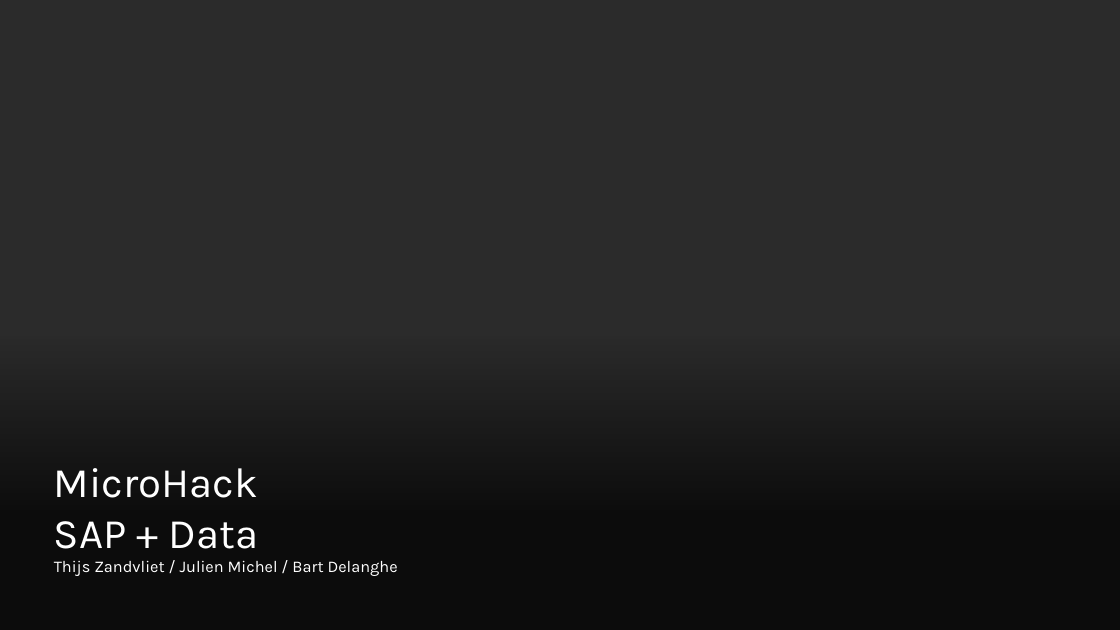
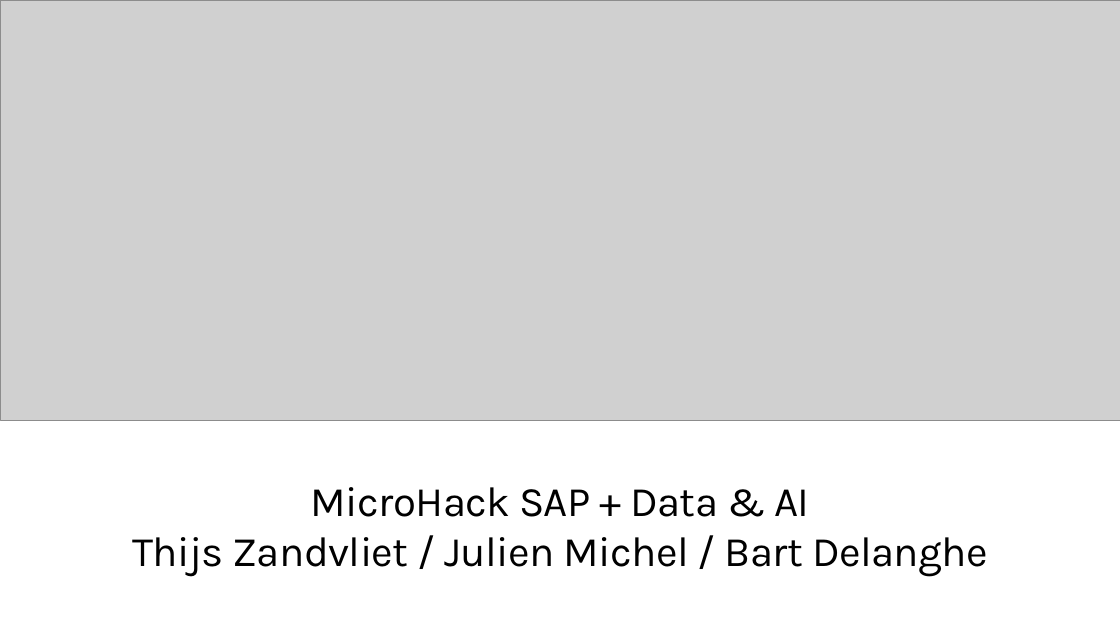
Before and after one commit to thzandvl/microhack-sap-data, a slide deck: slide 1 of SAP-Data-MicroHack.pptx. Drawn at 1120x630 pixels with LibreOffice and Linux fonts; fonts in the diff are those of the drawing; grey boxes stand for pictures; background and template pictures are left out; a plain dark background stands for a picture behind light text. Boxes give left, top, right and bottom in pixels: in the first picture for what was removed or moved away, otherwise in the second. Text is boxed around its words. In the diff, an @@ line names an element or a change of style, - is before the commit and + after.

Commit message:
Updated Overview picture and ppt

```diff
--- a/SAP-Data-MicroHack.pptx
+++ b/SAP-Data-MicroHack.pptx
@@ background picture (left out) to #FFFFFF @@
@@ picture added at (x1=0, y1=0, x2=1120, y2=420) @@
@@ title "MicroHack SAP + Data & ..." at (x1=132, y1=487, x2=988, y2=577): vertical alignment bottom to middle @@
@@ title at (x1=132, y1=487, x2=988, y2=577): text changed; size 14 to 36 pt; text colour #FFFFFF to #000000 @@
-MicroHack
-SAP + Data
-Thijs Zandvliet / Julien Michel / Bart Delanghe
+MicroHack SAP + Data & AI
+Thijs Zandvliet / Julien Michel / Bart Delanghe
```
Also in this commit, not shown: 4 other slides changed, 5 slides added, 3 slides removed, 1 other file.
